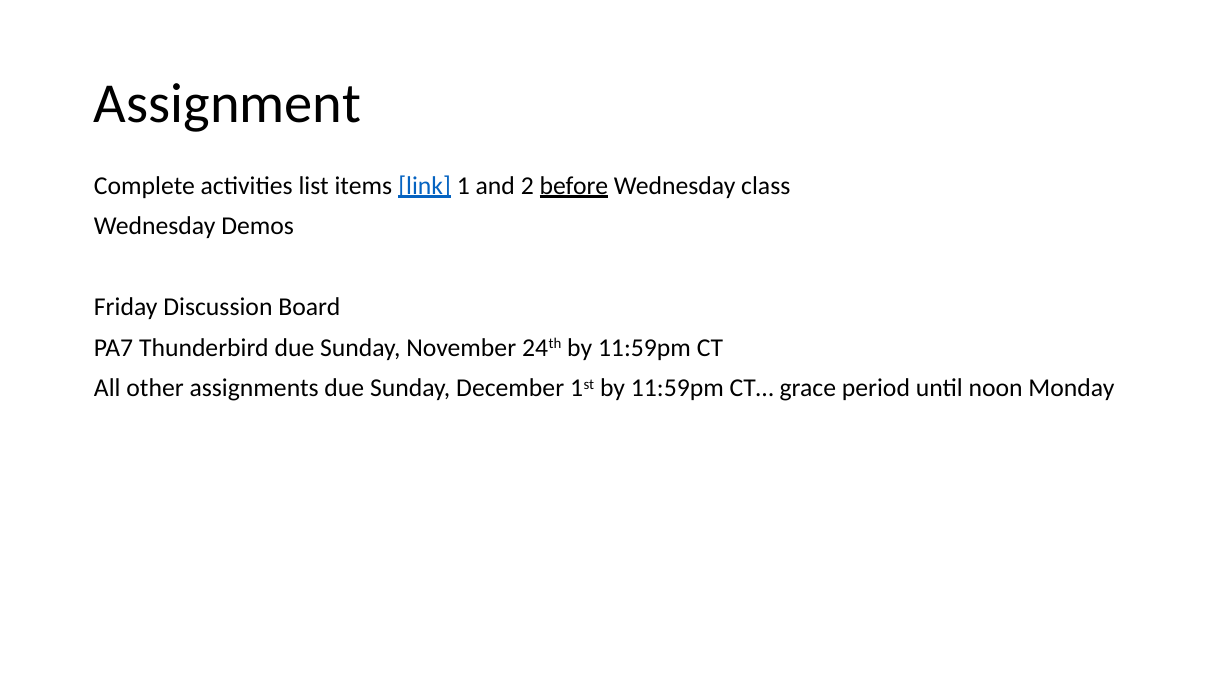
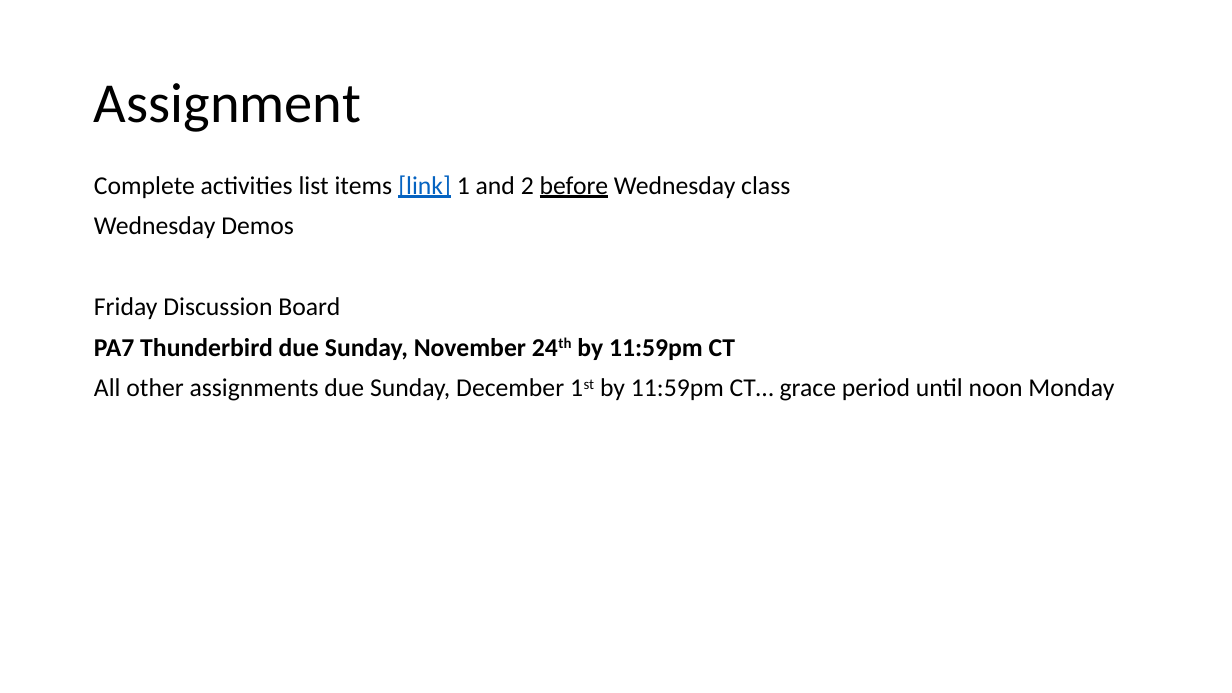
Before and after one commit to EricJPogue/CPSC-24500, a slide deck: slide 7 of lecture-slides/2019-11-18-oop.pptx. Drawn at 1232x693 pixels with LibreOffice and Linux fonts; fonts in the diff are those of the drawing. Boxes give left, top, right and bottom in pixels: in the first picture for what was removed or moved away, otherwise in the second. Text is boxed around its words. In the diff, an @@ line names an element or a change of style, - is before the commit and + after.

```diff
--- a/lecture-slides/2019-11-18-oop.pptx
+++ b/lecture-slides/2019-11-18-oop.pptx
@@ text at bbox=[94, 338, 735, 360]: bold on in "PA7 Thunderbird due Sunday, November 24th by ..." @@
```
Also in this commit, not shown: 2 other slides changed, 1 slide added.
